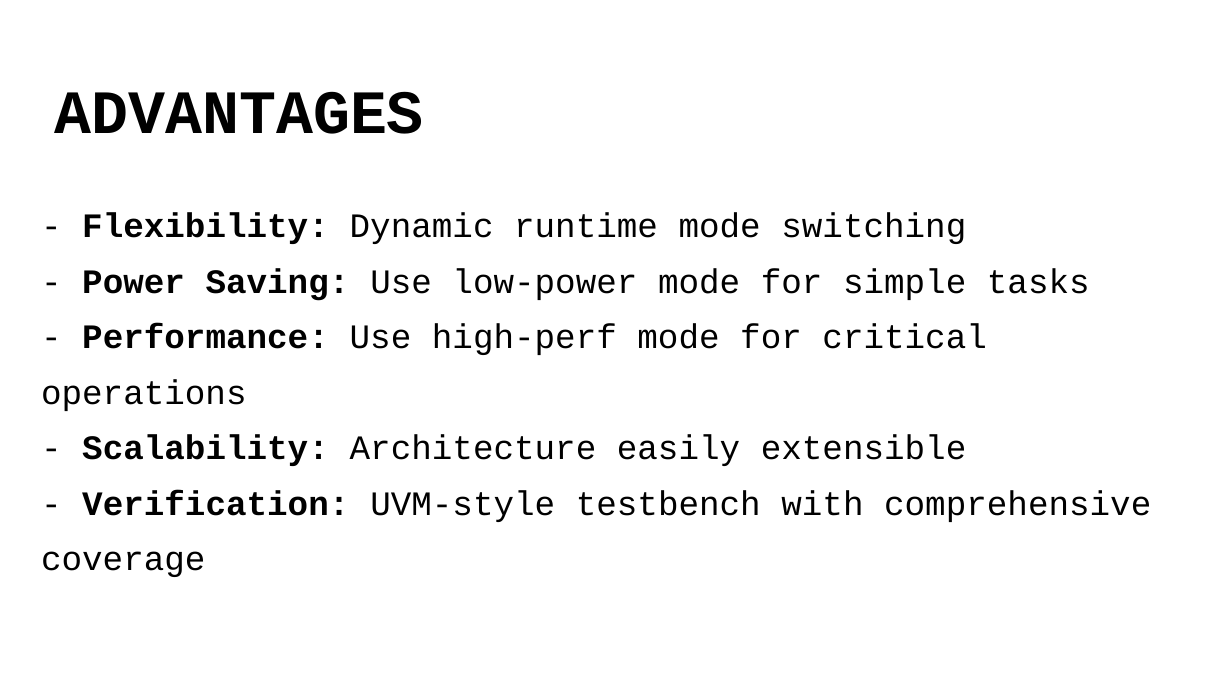
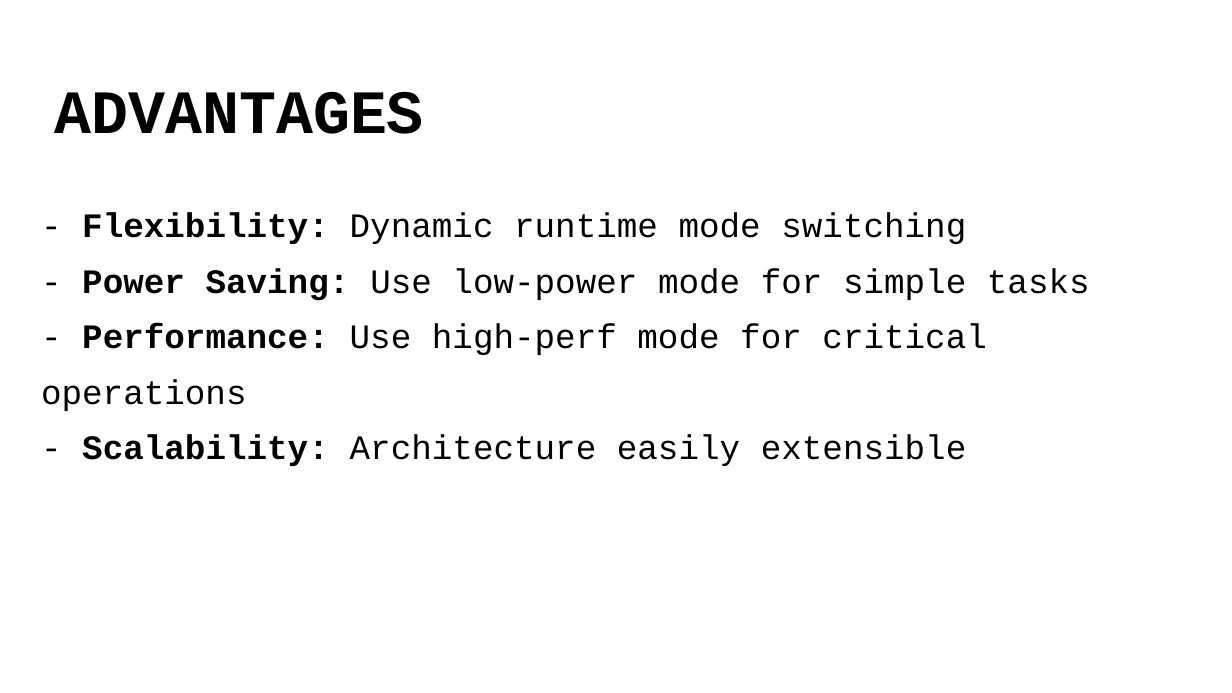
Before and after one commit to Bolol4002/adaptive_RTL_coding_UVM_Verification, a slide deck: slide 9 of ADAPTIVE CONTROL UNIT.pptx. Drawn at 1232x693 pixels with LibreOffice and Linux fonts; fonts in the diff are those of the drawing. Boxes give left, top, right and bottom in pixels: in the first picture for what was removed or moved away, otherwise in the second. Text is boxed around its words. In the diff, an @@ line names an element or a change of style, - is before the commit and + after.

```diff
--- a/ADAPTIVE CONTROL UNIT.pptx
+++ b/ADAPTIVE CONTROL UNIT.pptx
@@ text at (x1=41, y1=490, x2=1151, y2=577): paragraph removed @@
-- Verification: UVM-style testbench with comprehensive coverage
```
Also in this commit, not shown: 4 other slides changed, 10 other files.
